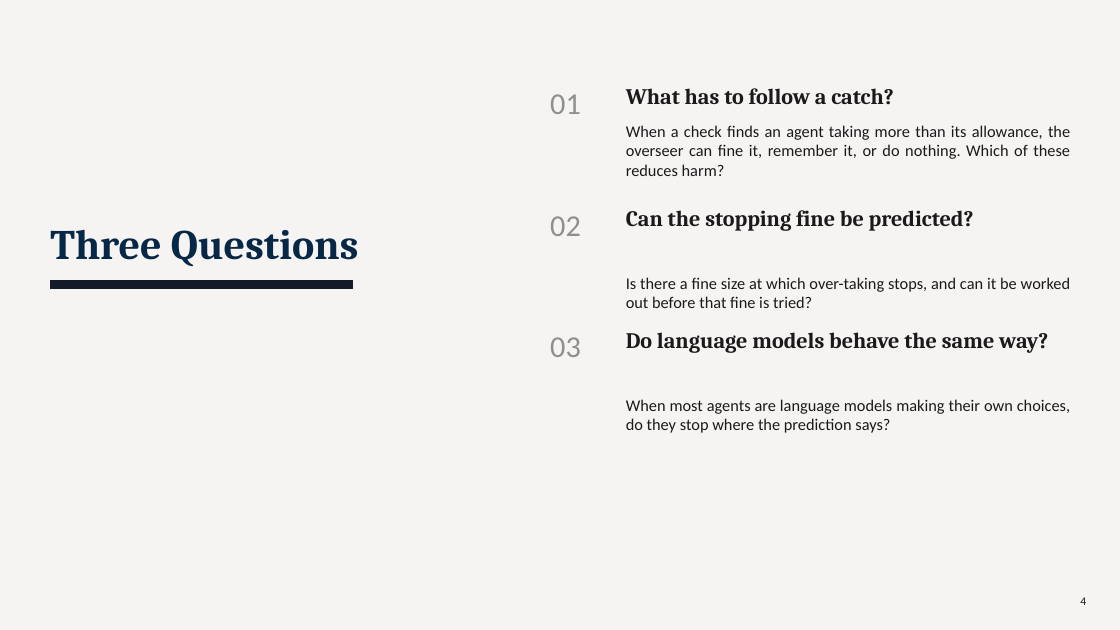
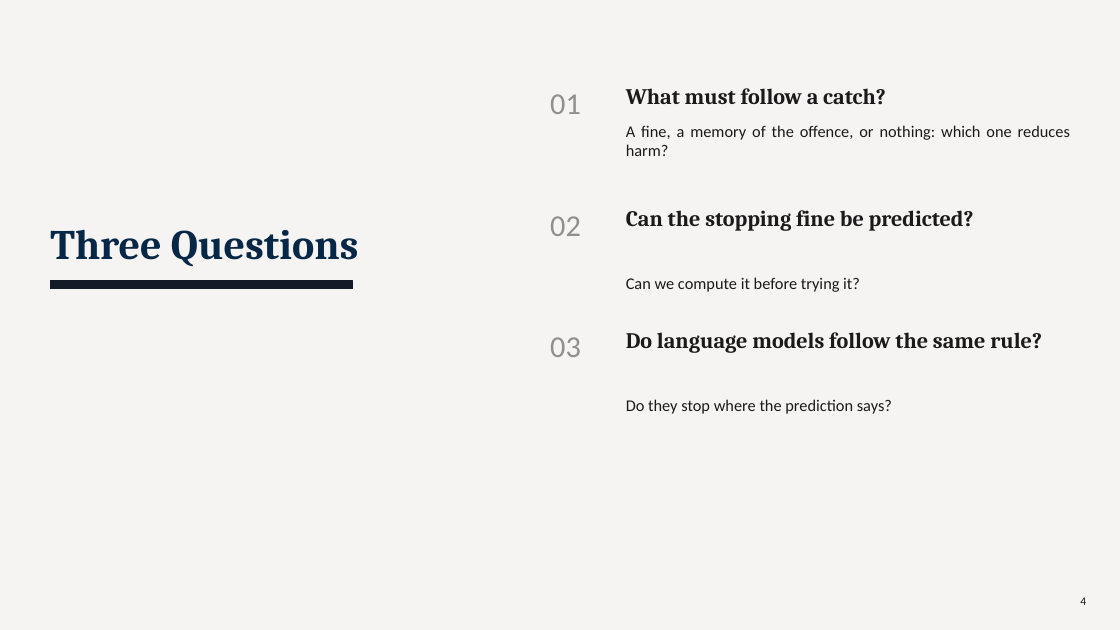
Before and after one commit to TallowCatch/invasion-commons, a slide deck: slide 4 of notes/slides/2026-10-13_phd_catchup/phd_catchup_2026-10-13.pptx. Drawn at 1120x630 pixels with LibreOffice and Linux fonts; fonts in the diff are those of the drawing. Boxes give left, top, right and bottom in pixels: in the first picture for what was removed or moved away, otherwise in the second. Text is boxed around its words. In the diff, an @@ line names an element or a change of style, - is before the commit and + after.

```diff
--- a/notes/slides/2026-10-13_phd_catchup/phd_catchup_2026-10-13.pptx
+++ b/notes/slides/2026-10-13_phd_catchup/phd_catchup_2026-10-13.pptx
@@ text at (626,88,886,105): text changed @@
-What has to follow a catch?
+What must follow a catch?
@@ text at (626,125,1070,156): text changed @@
-When a check finds an agent taking more than its allowance, the overseer can fine it, remember it, or do nothing. Which of these reduces harm?
+A fine, a memory of the offence, or nothing: which one reduces harm?
@@ text at (626,277,860,292): text changed @@
-Is there a fine size at which over-taking stops, and can it be worked out before that fine is tried?
+Can we compute it before trying it?
@@ text at (626,332,1042,353): text changed @@
-Do language models behave the same way?
+Do language models follow the same rule?
@@ text at (626,399,892,414): text changed @@
-When most agents are language models making their own choices, do they stop where the prediction says?
+Do they stop where the prediction says?
```
Also in this commit, not shown: 13 other slides changed, 8 other files.
